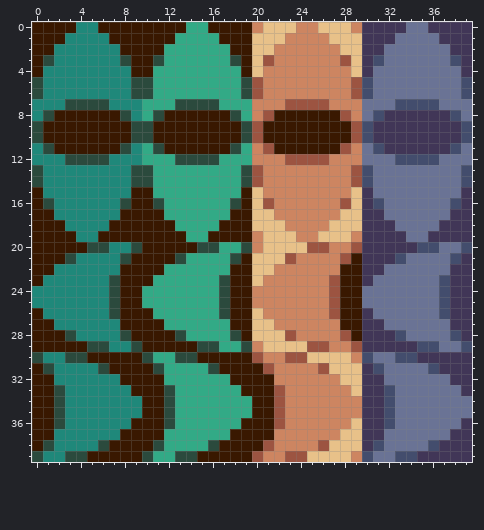
File history of a pixel-art sprite, scenes/menus/level_designer/ldui/themes/scrollbars/scroll_buttons.png. The picture above is the old version.
The file is 40x40 pixels.
Once edited:
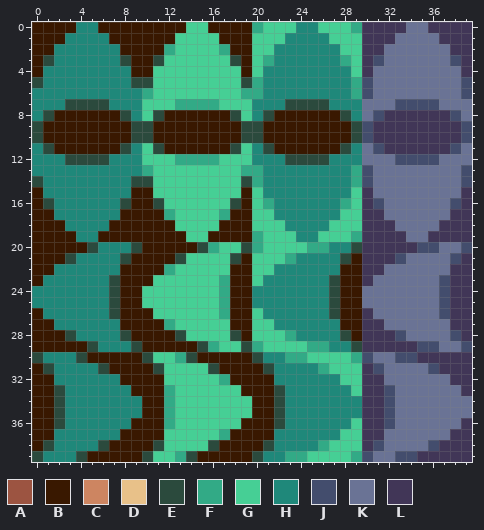
Palette (. is transparent): A #9c5441  B #391800  C #cd8561  D #e8c189  E #2b4a3d  F #32aa86  G #46cf95  H #1f887a  J #434d6d  K #6a7395  L #413657
Difference:
Changed rows in their new state; - is an unchanged pixel.
first column x 0:
 0 --------------GG----FGGGHHGGGF
 1 -------------GGGG---GGGHHHHGGG
 2 -------------GGGG---GGHHHHHHGG
 3 ------------GGGGGG--GFHHHHHHFG
 4 -----------GGGGGGGG-GHHHHHHHHG
 5 -----------GGGGGGGG-FHHHHHHHHF
 6 H--------HFGGGGGGGGFFHHHHHHHHF
 7 ----------GGGFFFFGGGHHHEEEEHHH
 8 ----------G--------GHE------EH
 9 --------------------E--------E
10 --------------------E--------E
11 ----------G--------GHE------EH
12 ----------GGGFFFFGGGHHHEEEEHHH
13 H--------HFGGGGGGGGFFHHHHHHHHF
14 -----------GGGGGGGG-FHHHHHHHHF
15 -----------GGGGGGGG-GHHHHHHHHG
16 ------------GGGGGG--GFHHHHHHFG
17 -------------GGGG---GGHHHHHHGG
18 -------------GGGG---GGGHHHHGGG
19 --------------GG----FGGGHHGGGF
20 ------H---------FGG-FGGGGFFHHE
21 --------------GGGG--GGGFHHHHE-
22 -------------GGGGG--GGHHHHHH--
23 -----------GGGGGGF--GHHHHHHE--
24 ----------GGGGGGGF--HHHHHHHE--
25 ----------GGGGGGGF--HHHHHHHE--
26 -----------GGGGGGF--GHHHHHHE--
27 -------------GGGGG--GGHHHHHH--
28 --------------GGGG--GGGFHHHHE-
29 ------H---------FGG-FGGGGFFHHE
30 ---H-------GGF------EHHFFGGGGF
31 ------------GGGG-----EHHHHFGGG
32 ------------GGGGG-----HHHHHHGG
33 ------------FGGGGGG---EHHHHHHG
34 ------------FGGGGGGG--EHHHHHHH
35 ------------FGGGGGGG--EHHHHHHH
36 ------------FGGGGGG---EHHHHHHG
37 ------------GGGGG-----HHHHHHGG
38 ------------GGGG-----EHHHHFGGG
39 ---H-------GGF------EHHFFGGGGF
Boxes around the changes in both pictures, in picture pixels (x1, y1, x2, y2):
changed: (65, 22, 362, 462)
changed: (32, 88, 43, 99)
changed: (32, 165, 43, 176)
